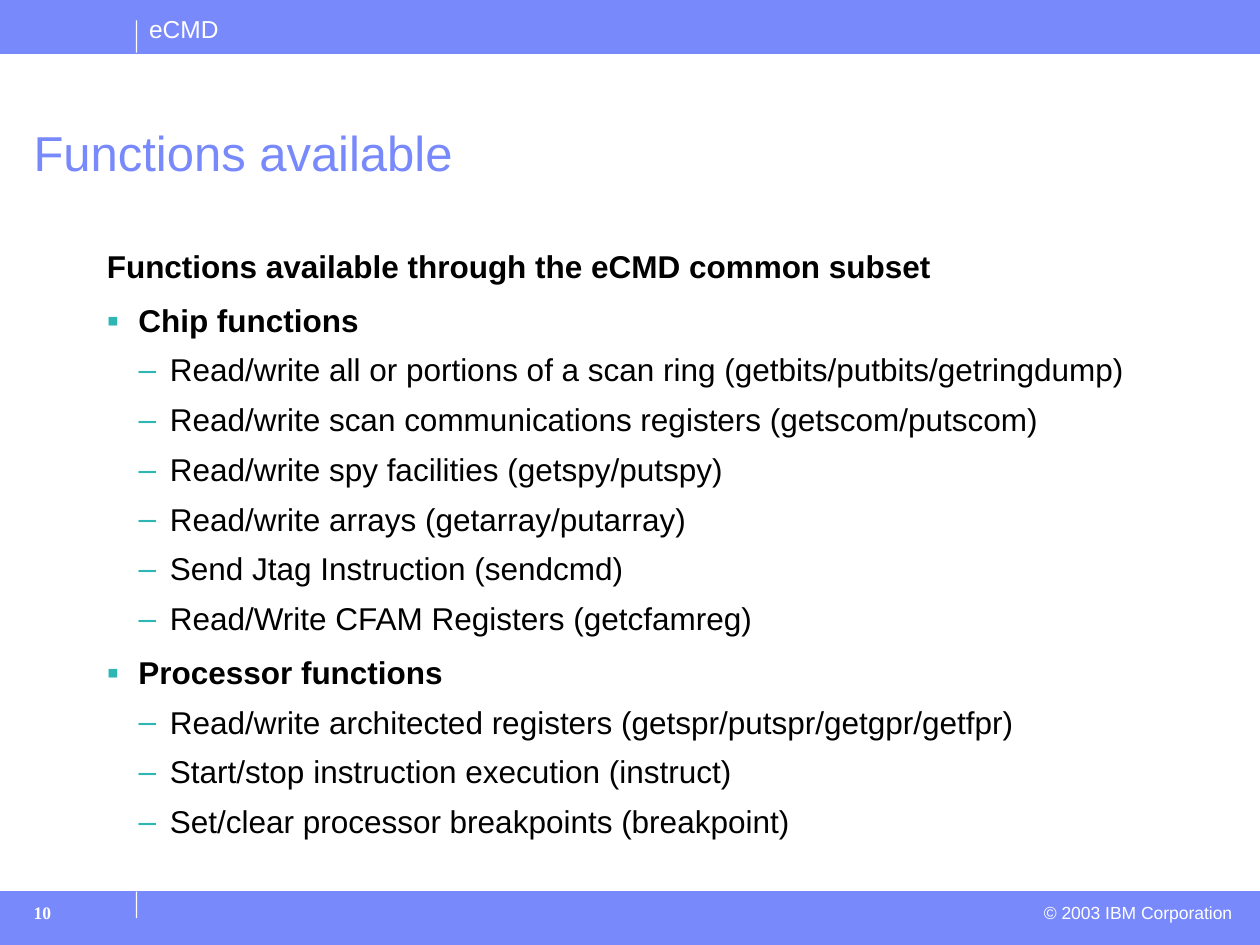
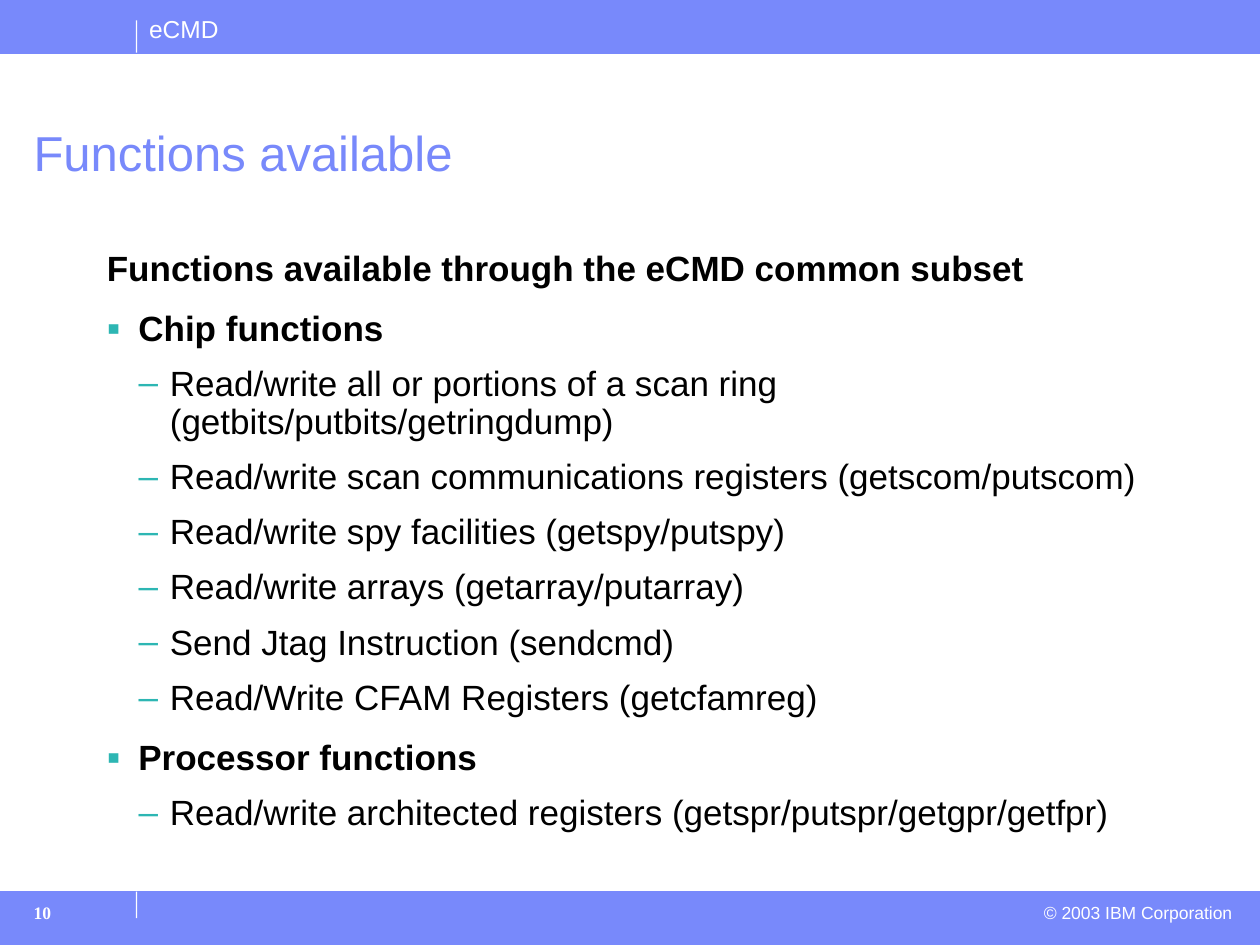
Before and after one commit to thejta/eCMD, a slide deck: slide 10 of docs/eCMDIntro.ppt. Drawn at 1260x945 pixels with LibreOffice and Linux fonts; fonts in the diff are those of the drawing; background and template pictures are left out. Boxes give left, top, right and bottom in pixels: in the first picture for what was removed or moved away, otherwise in the second. Text is boxed around its words. In the diff, an @@ line names an element or a change of style, - is before the commit and + after.

Commit message:
Updates to function name changes

```diff
--- a/docs/eCMDIntro.ppt
+++ b/docs/eCMDIntro.ppt
@@ text "Functions available through the eCMD ..." at (107, 255, 1136, 832): size 18 to 20 pt; more space between paragraphs @@
@@ text at (170, 760, 789, 839): paragraphs removed @@
-  – Start/stop instruction execution (instruct)
-  – Set/clear processor breakpoints (breakpoint)
```
Also in this commit, not shown: 2 other slides changed.
